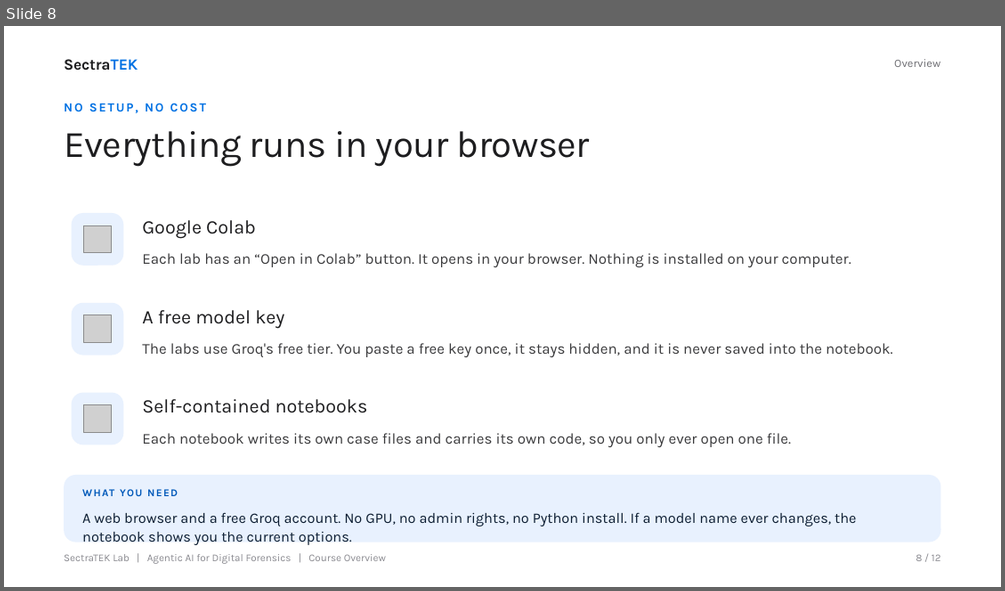
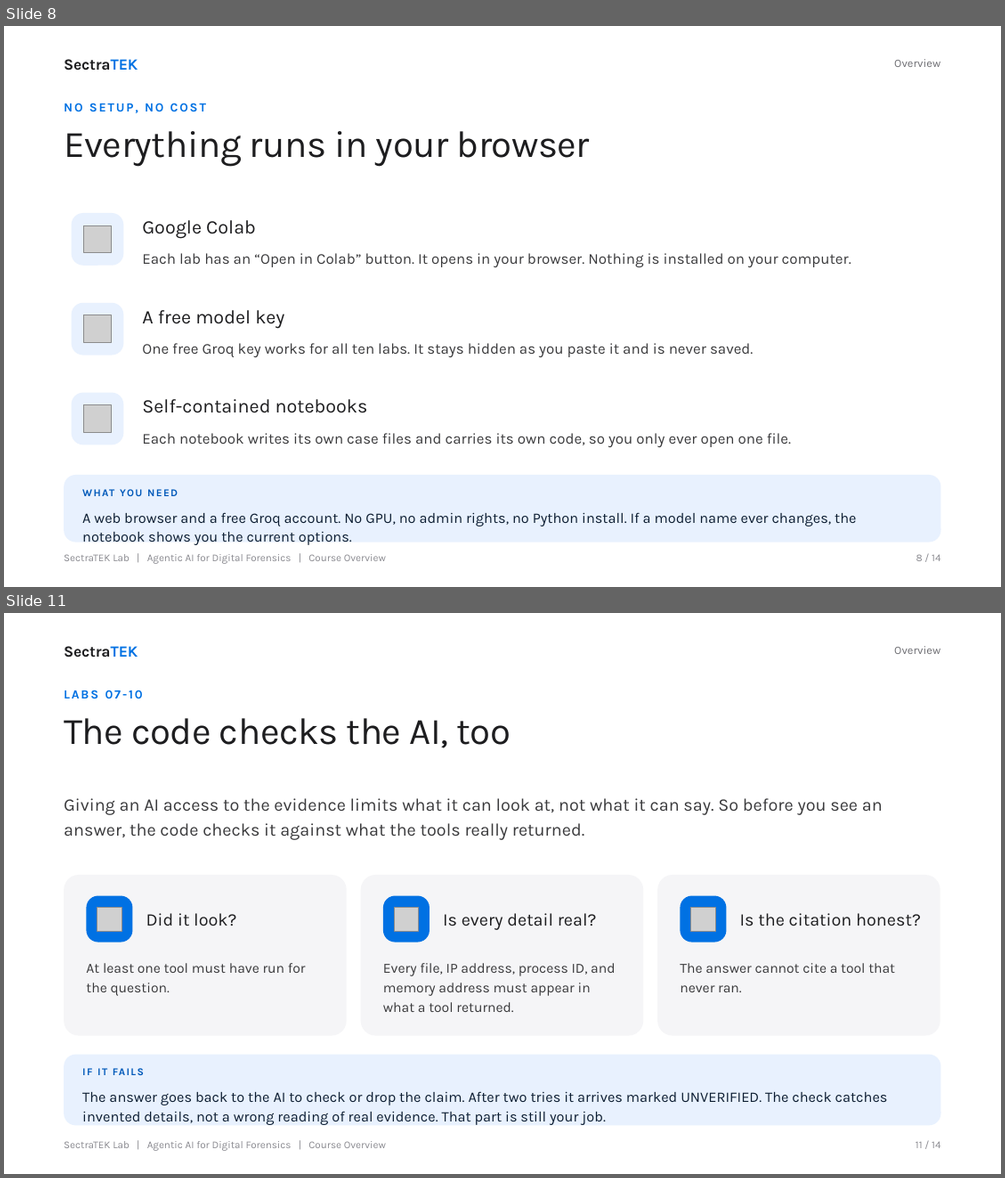
Before and after one commit to danjethh/sectratek-AI-Lab, a slide deck: course_overview/SectraTEK_Course_Overview.pptx. Shown one above the other, each under a label of ours: slide 8 before the commit, slides 8 and 11 after it; the slides between them are not shown. The pictures are 1005x591 and 1005x1178 pixels, drawn with LibreOffice and Linux fonts; fonts in the diff are those of the drawing; grey boxes stand for pictures. Boxes give left, top, right and bottom in pixels: in the first picture for what was removed or moved away, otherwise in the second. Text is boxed around its words. In the diff, an @@ line names an element or a change of style, - is before the commit and + after.

```diff
--- a/course_overview/SectraTEK_Course_Overview.pptx
+++ b/course_overview/SectraTEK_Course_Overview.pptx
@@ slide 11 added at bbox=[4, 613, 1001, 1174], background #FFFFFF @@
@@ text added at bbox=[64, 646, 138, 657], 15 pt, text #1D1D1F, bold @@
+SectraTEK
@@ text added at bbox=[894, 646, 940, 654], 11 pt, text #6E6E73 @@
+Overview
@@ text added at bbox=[64, 690, 143, 699], 12 pt, text #0071E3, bold @@
+LABS 07-10
@@ title added at bbox=[64, 718, 510, 748], 36 pt, text #1D1D1F @@
+The code checks the AI, too
@@ text added at bbox=[64, 798, 882, 840], 17 pt, text #3A3A3C @@
+Giving an AI access to the evidence limits what it can look at, not what it can say. So before you see an answer, the code checks it against what the tools really returned.
@@ rounded rectangle added at bbox=[64, 875, 347, 1036], fill #F5F5F7 @@
@@ rounded rectangle added at bbox=[361, 875, 643, 1036], fill #F5F5F7 @@
@@ rounded rectangle added at bbox=[657, 875, 940, 1036], fill #F5F5F7 @@
@@ rounded rectangle added at bbox=[86, 896, 133, 942], fill #0071E3 @@
@@ rounded rectangle added at bbox=[383, 896, 429, 942], fill #0071E3 @@
@@ rounded rectangle added at bbox=[680, 896, 727, 942], fill #0071E3 @@
@@ picture added at bbox=[97, 907, 121, 931] @@
@@ text added at bbox=[146, 913, 236, 925], 17 pt, text #1D1D1F @@
+Did it look?
@@ picture added at bbox=[395, 907, 418, 931] @@
@@ text added at bbox=[443, 913, 597, 930], 17 pt, text #1D1D1F @@
+Is every detail real?
@@ picture added at bbox=[691, 907, 715, 931] @@
@@ text added at bbox=[740, 913, 921, 926], 17 pt, text #1D1D1F @@
+Is the citation honest?
@@ text added at bbox=[86, 963, 306, 996], 13.5 pt, text #3A3A3C @@
+At least one tool must have run for the question.
@@ text added at bbox=[383, 963, 615, 1012], 13.5 pt, text #3A3A3C @@
+Every file, IP address, process ID, and memory address must appear in what a tool returned.
@@ text added at bbox=[680, 963, 895, 992], 13.5 pt, text #3A3A3C @@
+The answer cannot cite a tool that never ran.
@@ rounded rectangle added at bbox=[64, 1054, 941, 1126], fill #E8F1FE @@
@@ text added at bbox=[82, 1065, 922, 1084], 10 pt, text #0058B9, bold @@
+IF IT FAILS
@@ text added at bbox=[82, 1091, 888, 1125], 14 pt, text #0C1D31 @@
+The answer goes back to the AI to check or drop the claim. After two tries it arrives marked UNVERIFIED. The check catches invented details, not a wrong reading of real evidence. That part is still your job.
@@ text added at bbox=[64, 1141, 386, 1151], 10 pt, text #8A8A90 @@
+SectraTEK Lab | Agentic AI for Digital Forensics | Course Overview
@@ text added at bbox=[915, 1141, 940, 1148], 10 pt, text #8A8A90 @@
+11 / 14
@@ slide 8 changed as well @@
@@ text at bbox=[142, 343, 752, 357]: text changed @@
-The labs use Groq's free tier. You paste a free key once, it stays hidden, and it is never saved into the notebook.
+One free Groq key works for all ten labs. It stays hidden as you paste it and is never saved.
@@ text at bbox=[916, 554, 940, 561]: text changed @@
-8 / 12
+8 / 14
```
Also in this commit, not shown: 11 other slides changed, 1 other slide added, 4 other files.
